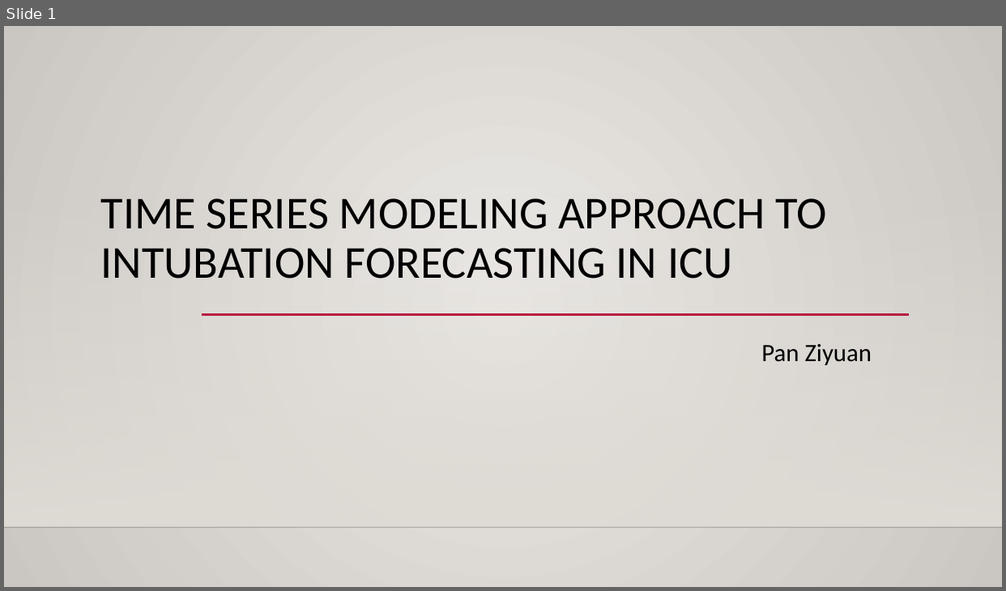
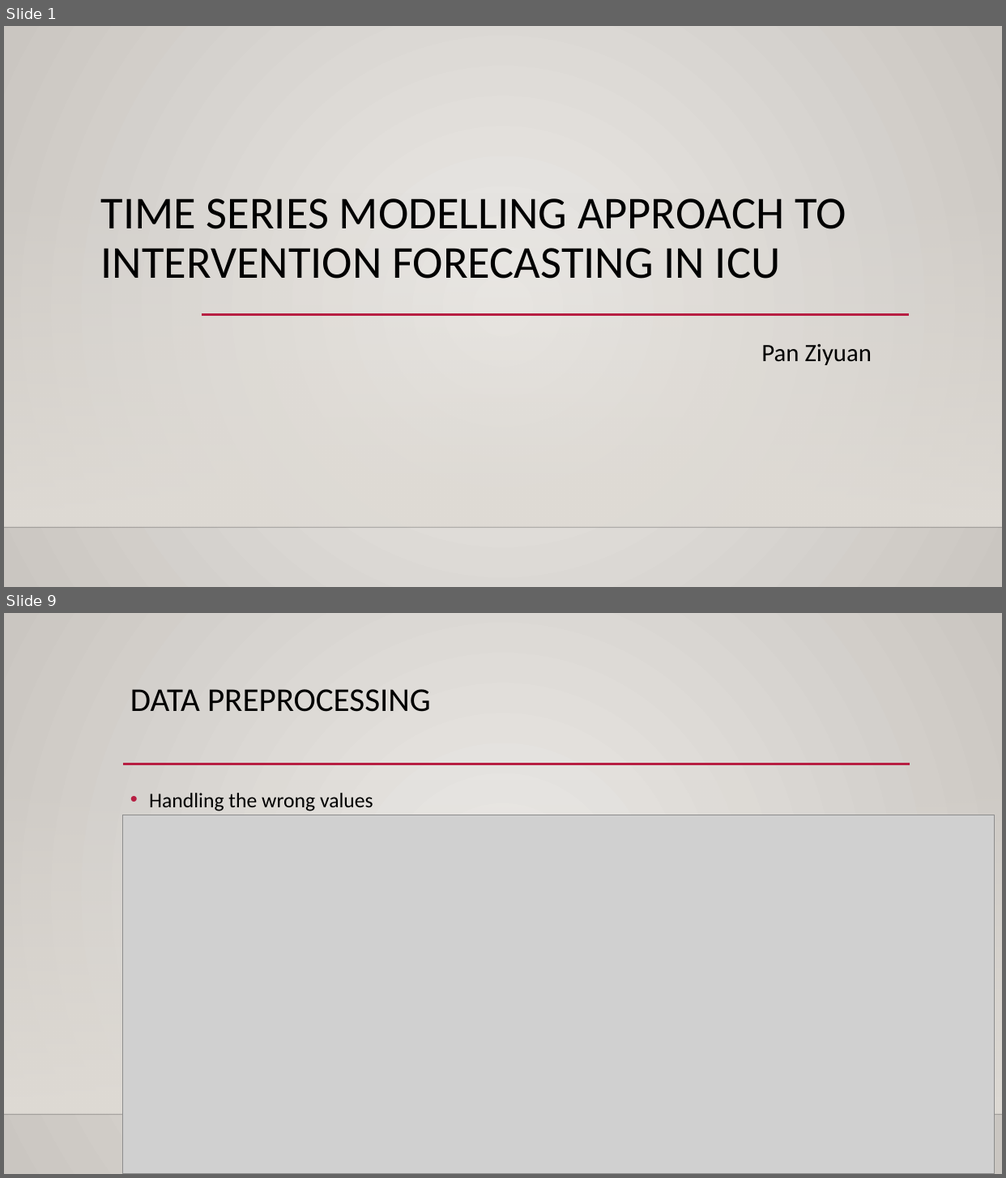
Before and after one commit to MaxPoon/Evidence-Based-Lab-Test-Critical-Value-Discovery-for-ICU-Patients, a slide deck: presentation/Progress_Report_2017_11_6.pptx. Shown one above the other, each under a label of ours: slide 1 before the commit, slides 1 and 9 after it; the slides between them are not shown. The pictures are 1006x591 and 1006x1178 pixels, drawn with LibreOffice and Linux fonts; fonts in the diff are those of the drawing; grey boxes stand for pictures; background and template pictures are left out. Boxes give left, top, right and bottom in pixels: in the first picture for what was removed or moved away, otherwise in the second. Text is boxed around its words. In the diff, an @@ line names an element or a change of style, - is before the commit and + after.

```diff
--- a/presentation/Progress_Report_2017_11_6.pptx
+++ b/presentation/Progress_Report_2017_11_6.pptx
@@ slide 9 added at bbox=[4, 613, 1002, 1174], background gradient #ECEAE7 to #CAC7C1; not listed: 2 template elements that a slide beside it also shows @@
@@ title added at bbox=[130, 689, 431, 712], 32 pt, text #000000 @@
+DATA PREPROCESSING
@@ line added from (123, 764) to (910, 764), #B71E42 2.5 pt @@
@@ text added at bbox=[149, 793, 373, 811], 20 pt, text #000000 @@
+• Handling the wrong values
@@ picture added at bbox=[123, 815, 995, 1174] @@
@@ slide 1 changed as well @@
@@ title at bbox=[101, 199, 846, 279]: text changed @@
-TIME SERIES MODELING APPROACH TO INTUBATION FORECASTING IN ICU
+TIME SERIES MODELLING APPROACH TO INTERVENTION FORECASTING IN ICU
```
Also in this commit, not shown: 12 other slides added.
